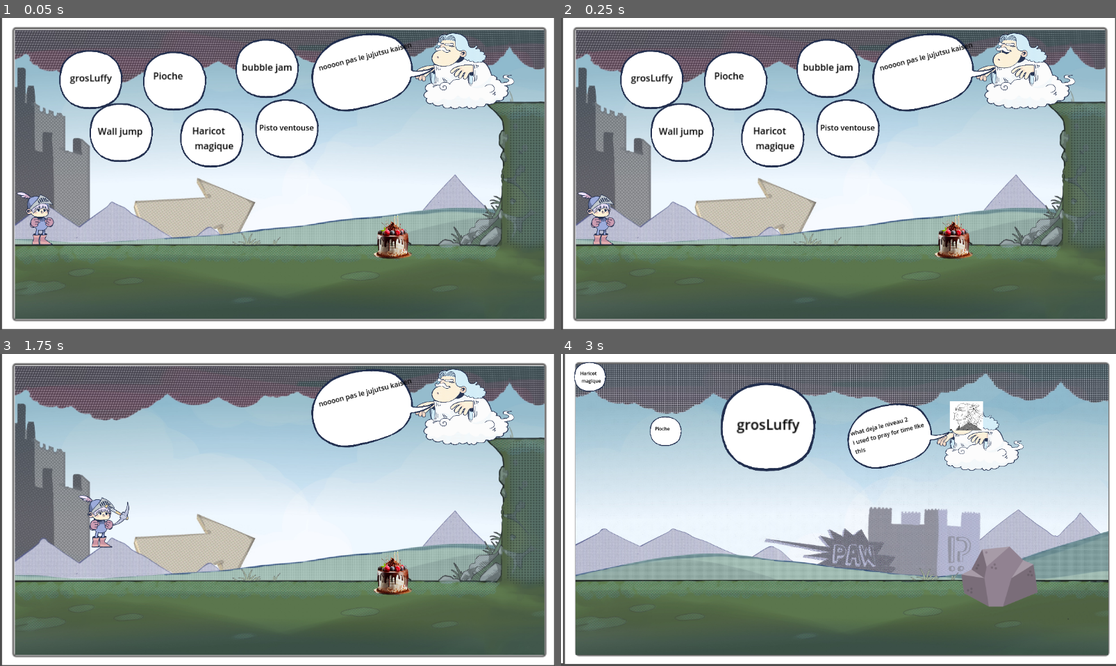
Above: before the commit, frames 1-4 (two rows, left to right).
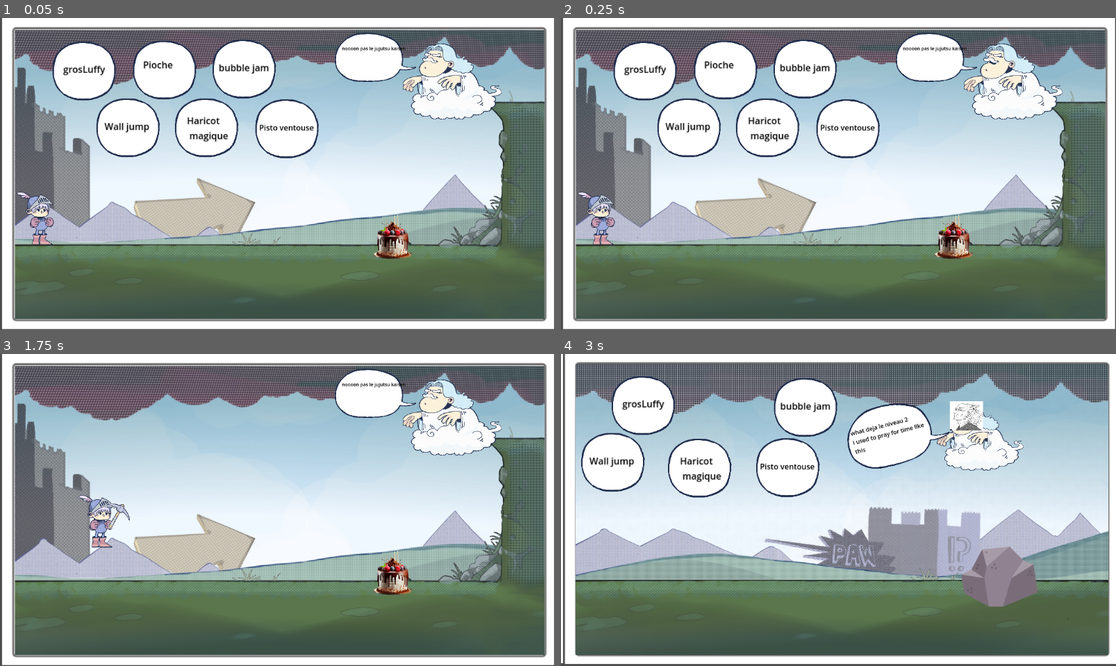
Above: after the commit, the same moments.

Repository: Iniang45/jam
Game: Godot game, scene res://Scenes/Main/main.tscn
The game is run twice, just before and just after one commit, with the same random seed, the same clock (stepped at 60 frames per second) and the same inputs.
Inputs (mouse positions are in pixels of both pictures, inside the frame that each line leads up to):
- Up to frame 1 (0.05 s): no input
- Up to frame 2 (0.25 s): no input
- Up to frame 3 (1.75 s): click "Pioche" at 0.5 s; tap Enter at 1.25 s; move the mouse to (399, 494) at 1.27 s; hold D (Right) from 1.28 s (still down); click (399, 494) at 1.35 s; tap Space (Jump) at 1.52 s
- Up to frame 4 (3 s): move the mouse to (727, 525) at 2.02 s; release D (Right) at 2.03 s; hold W (Down) 2.03-2.75 s; tap 2 (camera2) at 2.1 s; tap Space (Jump) at 2.27 s; click (727, 525) at 2.3 s; click "Pisto ventouse" at 2.75 s

The runs differ from the first frame. In frame 1, 12% of the frame differs, in the area x 9-93%, y 4-48%; in frame 2, 12%; in frame 3, 5.1%; in frame 4, 11%.
Error before the commit: Invalid assignment of property or key 'visible' with value of type 'bool' on a base object of type 'null instance'. (res://Scenes/Main/niveau_1.gd:36)

Commit message:
ll

Diff:
--- a/Scenes/Main/main.gd
+++ b/Scenes/Main/main.gd
@@ -25,7 +25,7 @@
 func pioche(niveau) -> void:
 	print("pioche")
 	$Player/Pioche.visible = true
-	objetPorte = "Pioche"
+	objetPorte = "piocheBulle"
 	listeItems[str(objetPorte)] = true
 
 
--- a/Scenes/Main/main.tscn
+++ b/Scenes/Main/main.tscn
@@ -68,10 +68,10 @@
 top_level = true
 z_index = 3
 layout_mode = 1
-offset_left = 260.0
-offset_top = 30.0
-offset_right = 1156.0
-offset_bottom = 1502.0
+offset_left = 239.0
+offset_top = 7.0
+offset_right = 1135.0
+offset_bottom = 1479.0
 scale = Vector2(0.1, 0.1)
 
 [node name="TextureRect" type="TextureRect" parent="cadre/niveau1"]
@@ -91,12 +91,11 @@
 [node name="bulle" type="TextureRect" parent="cadre/niveau1"]
 z_index = 4
 layout_mode = 0
-offset_left = 514.0
-offset_top = -13.0
-offset_right = 2849.0
-offset_bottom = 2035.0
-rotation = -0.251327
-scale = Vector2(0.15, 0.15)
+offset_left = 619.0
+offset_top = -40.0
+offset_right = 2954.0
+offset_bottom = 2008.0
+scale = Vector2(0.1, 0.1)
 texture = ExtResource("4_ot828")
 
 [node name="Label" type="Label" parent="cadre/niveau1/bulle"]
@@ -132,18 +131,18 @@
 
 [node name="grosluffyBulle" parent="cadre/niveau1" instance=ExtResource("8_1eftr")]
 layout_mode = 1
-offset_left = 53.0
-offset_top = 2.00001
-offset_right = 1000.0
-offset_bottom = 1452.0
+offset_left = 39.0
+offset_top = -16.0
+offset_right = 986.0
+offset_bottom = 1434.0
 scale = Vector2(0.1, 0.1)
 
 [node name="LanceurBulleBulle" parent="cadre/niveau1" instance=ExtResource("9_fhi41")]
 layout_mode = 1
-offset_left = 419.0
-offset_top = -21.0
-offset_right = 1366.0
-offset_bottom = 1429.0
+offset_left = 371.0
+offset_top = -20.0
+offset_right = 1318.0
+offset_bottom = 1430.0
 scale = Vector2(0.1, 0.1)
 
 [node name="LanceVentouseBulle" parent="cadre/niveau1" instance=ExtResource("10_cs6xd")]
@@ -156,23 +155,23 @@
 
 [node name="ArbreBulle" parent="cadre/niveau1" instance=ExtResource("11_ii2gb")]
 layout_mode = 1
-offset_left = 304.0
-offset_top = 123.0
-offset_right = 1251.0
-offset_bottom = 1573.0
+offset_left = 293.0
+offset_top = 102.0
+offset_right = 1240.0
+offset_bottom = 1552.0
 scale = Vector2(0.1, 0.1)
 
 [node name="GrabBulle" parent="cadre/niveau1" instance=ExtResource("12_nfcxv")]
 layout_mode = 1
-offset_left = 116.0
-offset_top = 112.0
-offset_right = 1063.0
-offset_bottom = 1562.0
+offset_left = 130.0
+offset_top = 102.0
+offset_right = 1077.0
+offset_bottom = 1552.0
 scale = Vector2(0.1, 0.1)
 
 [node name="Narrateur" parent="cadre" instance=ExtResource("9_34tiq")]
 z_index = 3
-position = Vector2(942, 80)
+position = Vector2(916, 102)
 
 [node name="niveau2" type="Control" parent="." groups=["niveaux"]]
 anchors_preset = 0
@@ -257,33 +256,73 @@
 
 [node name="grosluffyBulle" parent="niveau2" instance=ExtResource("8_1eftr")]
 layout_mode = 1
-offset_left = 265.0
-offset_top = 1.0
-offset_right = 1167.0
-offset_bottom = 1401.0
+offset_left = 58.0
+offset_top = 8.00002
+offset_right = 960.0
+offset_bottom = 1408.0
+scale = Vector2(0.1, 0.1)
+
+[node name="LanceVentouseBulle" parent="niveau2" instance=ExtResource("10_cs6xd")]
+layout_mode = 0
+anchors_preset = 0
+anchor_right = 0.0
+anchor_bottom = 0.0
+offset_left = 358.0
+offset_top = 137.0
+offset_right = 2406.0
+offset_bottom = 2185.0
+grow_horizontal = 1
+grow_vertical = 1
+scale = Vector2(0.1, 0.1)
+
+[node name="LanceurBulleBulle" parent="niveau2" instance=ExtResource("9_fhi41")]
+layout_mode = 0
+anchors_preset = 0
+anchor_right = 0.0
+anchor_bottom = 0.0
+offset_left = 395.0
+offset_top = 12.0
+offset_right = 2443.0
+offset_bottom = 2060.0
+grow_horizontal = 1
+grow_vertical = 1
+scale = Vector2(0.1, 0.1)
+
+[node name="GrabBulle" parent="niveau2" instance=ExtResource("12_nfcxv")]
+layout_mode = 0
+anchors_preset = 0
+anchor_right = 0.0
+anchor_bottom = 0.0
+offset_left = -5.00002
+offset_top = 126.0
+offset_right = 2043.0
+offset_bottom = 2174.0
+grow_horizontal = 1
+grow_vertical = 1
+scale = Vector2(0.1, 0.1)
+
+[node name="ArbreBulle" parent="niveau2" instance=ExtResource("11_ii2gb")]
+layout_mode = 0
+anchors_preset = 0
+anchor_right = 0.0
+anchor_bottom = 0.0
+offset_left = 175.0
+offset_top = 138.0
+offset_right = 2223.0
+offset_bottom = 2186.0
+grow_horizontal = 1
+grow_vertical = 1
+scale = Vector2(0.1, 0.1)
 
 [node name="piocheBulle" parent="niveau2" instance=ExtResource("4_ovarf")]
-layout_mode = 1
-offset_left = 157.0
-offset_top = 113.0
-offset_right = 1104.0
-offset_bottom = 1563.0
-
-[node name="LanceVentouseBulle" parent="niveau2" instance=ExtResource("10_cs6xd")]
-layout_mode = 0
-anchors_preset = 0
-
-[node name="LanceurBulleBulle" parent="niveau2" instance=ExtResource("9_fhi41")]
-layout_mode = 0
-anchors_preset = 0
-
-[node name="GrabBulle" parent="niveau2" instance=ExtResource("12_nfcxv")]
-layout_mode = 0
-anchors_preset = 0
-
-[node name="ArbreBulle" parent="niveau2" instance=ExtResource("11_ii2gb")]
-layout_mode = 0
-anchors_preset = 0
+top_level = true
+z_index = 3
+layout_mode = 1
+offset_left = 1384.0
+offset_top = 6.0
+offset_right = 2280.0
+offset_bottom = 1478.0
+scale = Vector2(0.1, 0.1)
 
 [node name="Player" parent="." instance=ExtResource("8_ki5ua")]
 z_index = 2
@@ -303,5 +342,5 @@
 [connection signal="pressed" from="cadre/niveau1/piocheBulle" to="cadre/niveau1" method="_on_pioche_bulle_pressed"]
 [connection signal="area_entered" from="cadre/niveau1/grosluffy" to="Player" method="_on_grosluffy_area_entered"]
 [connection signal="pressed" from="cadre/niveau1/grosluffyBulle" to="." method="_on_grosluffy_bulle_pressed"]
-[connection signal="pressed" from="niveau2/piocheBulle" to="niveau2" method="_on_pioche_bulle_pressed"]
+[connection signal="pressed" from="niveau2/piocheBulle" to="cadre/niveau1" method="_on_pioche_bulle_pressed"]
 [connection signal="ilamange" from="Player" to="." method="_on_player_ilamange"]
--- a/Scenes/Main/piocheBulle.tscn
+++ b/Scenes/Main/piocheBulle.tscn
@@ -21,8 +21,8 @@
 layout_mode = 0
 offset_left = 600.0
 offset_top = 780.0
-offset_right = 1530.0
-offset_bottom = 930.0
+offset_right = 682.0
+offset_bottom = 835.0
 scale = Vector2(12, 12)
 theme_override_colors/font_color = Color(0, 0, 0, 1)
 text = "Pioche"
